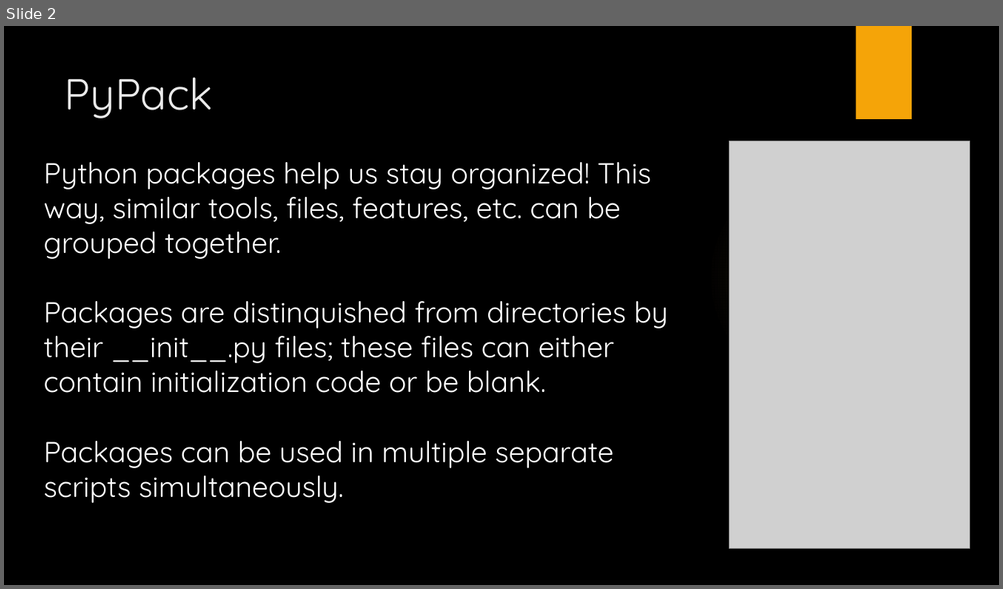
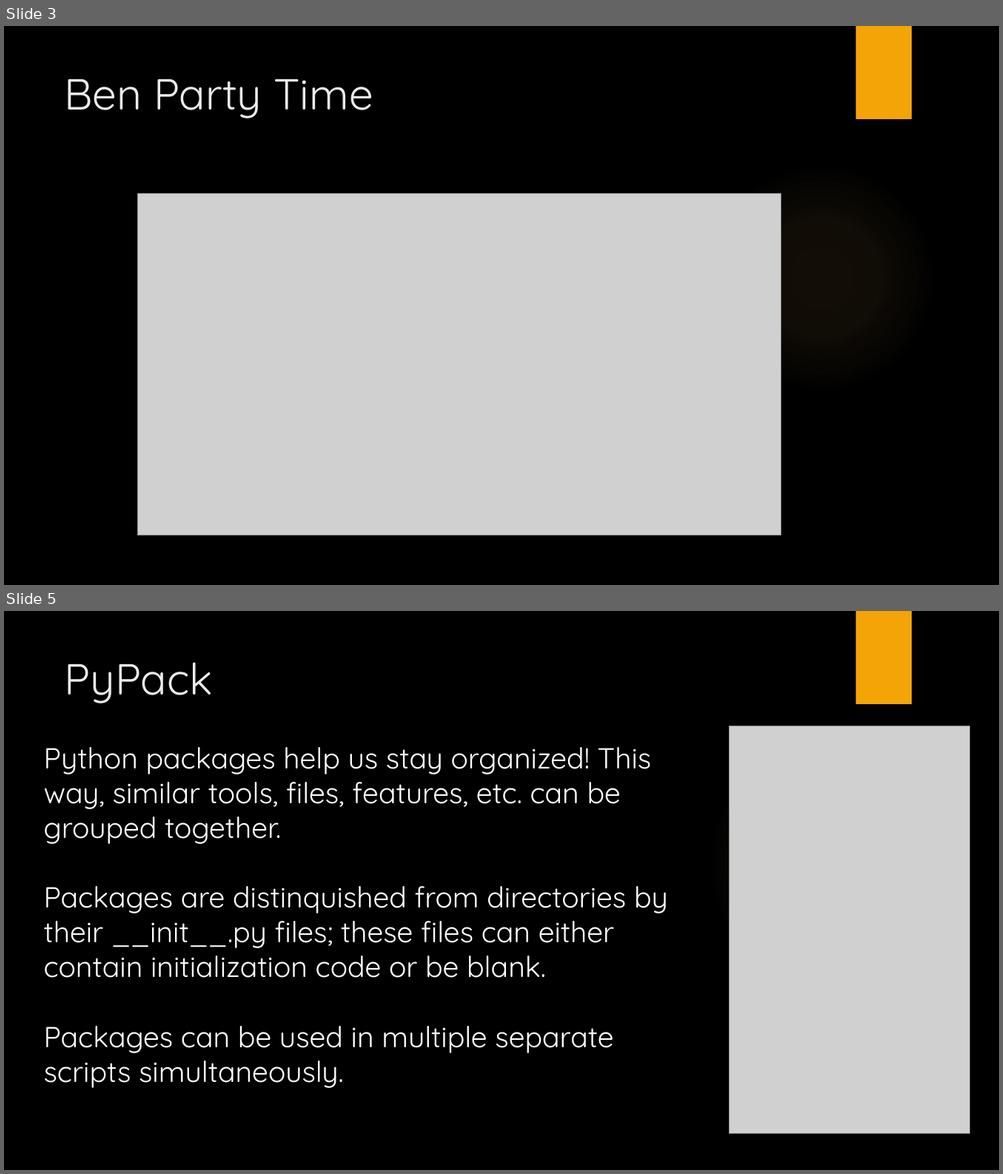
Before and after one commit to ZeroDayPoke/evilcode, a slide deck: console/5580_console.pptx. Shown one above the other, each under a label of ours: slide 2 before the commit, slides 3 and 5 after it; the slides between them are not shown. The pictures are 1003x589 and 1003x1174 pixels, drawn with LibreOffice and Linux fonts; fonts in the diff are those of the drawing; grey boxes stand for pictures; background and template pictures are left out. Boxes give left, top, right and bottom in pixels: in the first picture for what was removed or moved away, otherwise in the second. Text is boxed around its words. In the diff, an @@ line names an element or a change of style, - is before the commit and + after.

```diff
--- a/console/5580_console.pptx
+++ b/console/5580_console.pptx
@@ slide 3 added at (x1=4, y1=26, x2=999, y2=585), background picture (left out); not listed: 2 template elements that a slide beside it also shows @@
@@ title added at (x1=64, y1=79, x2=373, y2=118), 42 pt, text #EBEBEB @@
+Ben Party Time
@@ picture added at (x1=137, y1=193, x2=781, y2=536) @@
@@ what was slide 2 is now slide 5 @@
```
Also in this commit, not shown: 1 slide changed, 2 other slides added.
